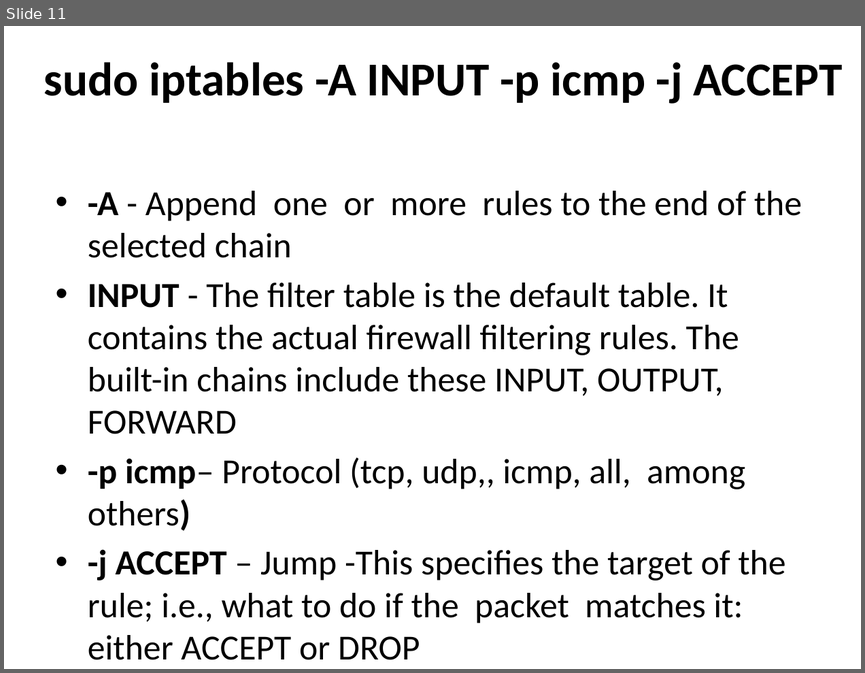
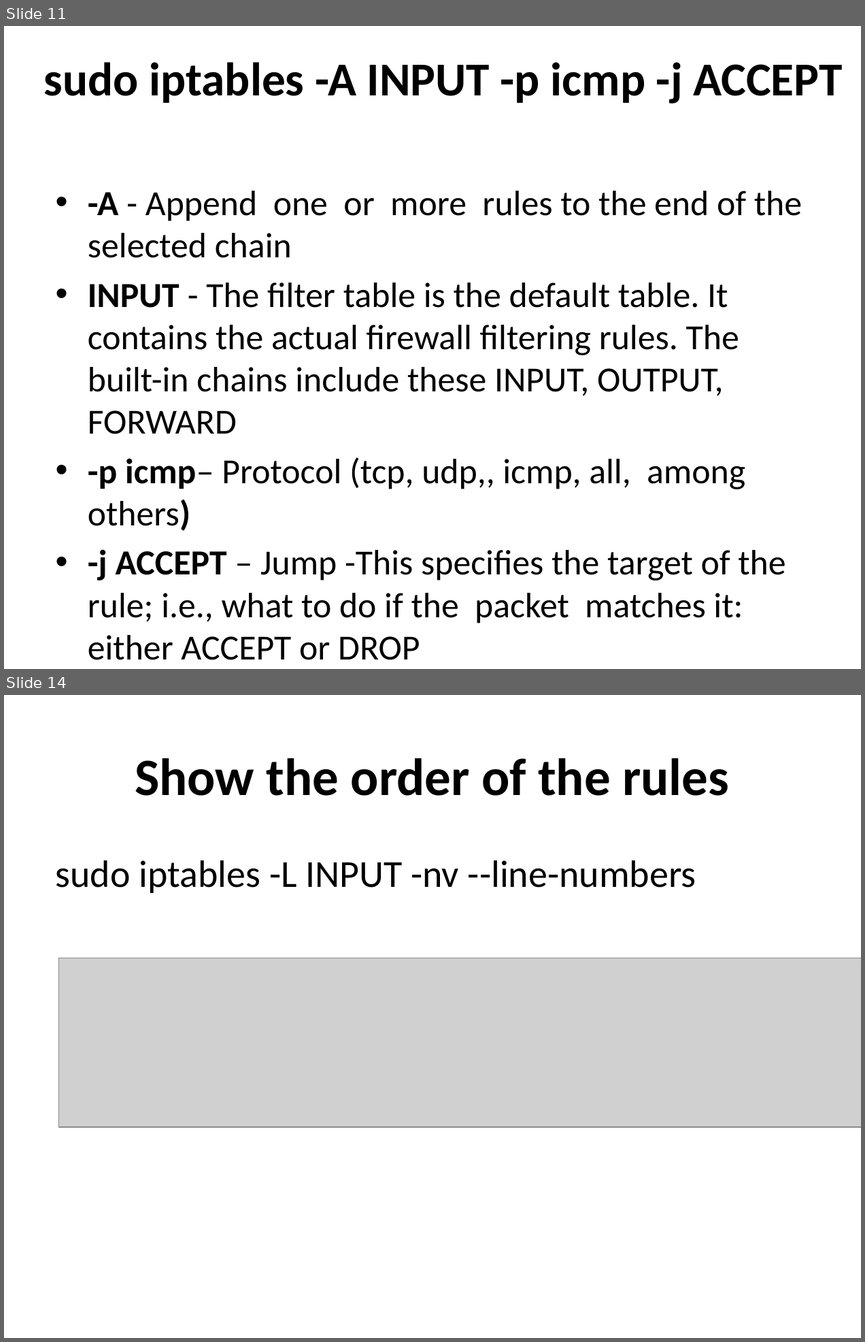
Before and after one commit to afnog/sse, a slide deck: firewalls/Firewalls_2019.pptx. Shown one above the other, each under a label of ours: slide 11 before the commit, slides 11 and 14 after it; the slides between them are not shown. The pictures are 865x673 and 865x1342 pixels, drawn with LibreOffice and Linux fonts; fonts in the diff are those of the drawing; grey boxes stand for pictures. Boxes give left, top, right and bottom in pixels: in the first picture for what was removed or moved away, otherwise in the second. Text is boxed around its words. In the diff, an @@ line names an element or a change of style, - is before the commit and + after.

```diff
--- a/firewalls/Firewalls_2019.pptx
+++ b/firewalls/Firewalls_2019.pptx
@@ slide 14 added at <box>4,695,861,1338</box>, background #FFFFFF @@
@@ title added at <box>135,758,729,796</box>, 44 pt, text #000000, bold @@
+Show the order of the rules
@@ text added at <box>56,860,696,893</box>, 32 pt, text #000000 @@
+sudo iptables -L INPUT -nv --line-numbers
@@ picture added at <box>59,958,861,1127</box> @@
```
Also in this commit, not shown: 1 slide changed, 4 other slides added, 3 other files.
